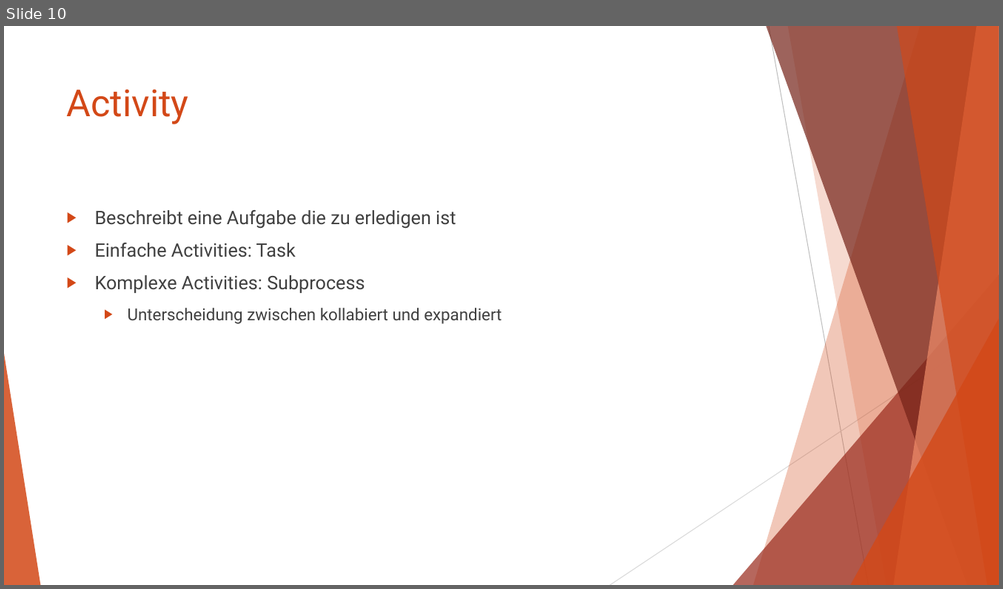
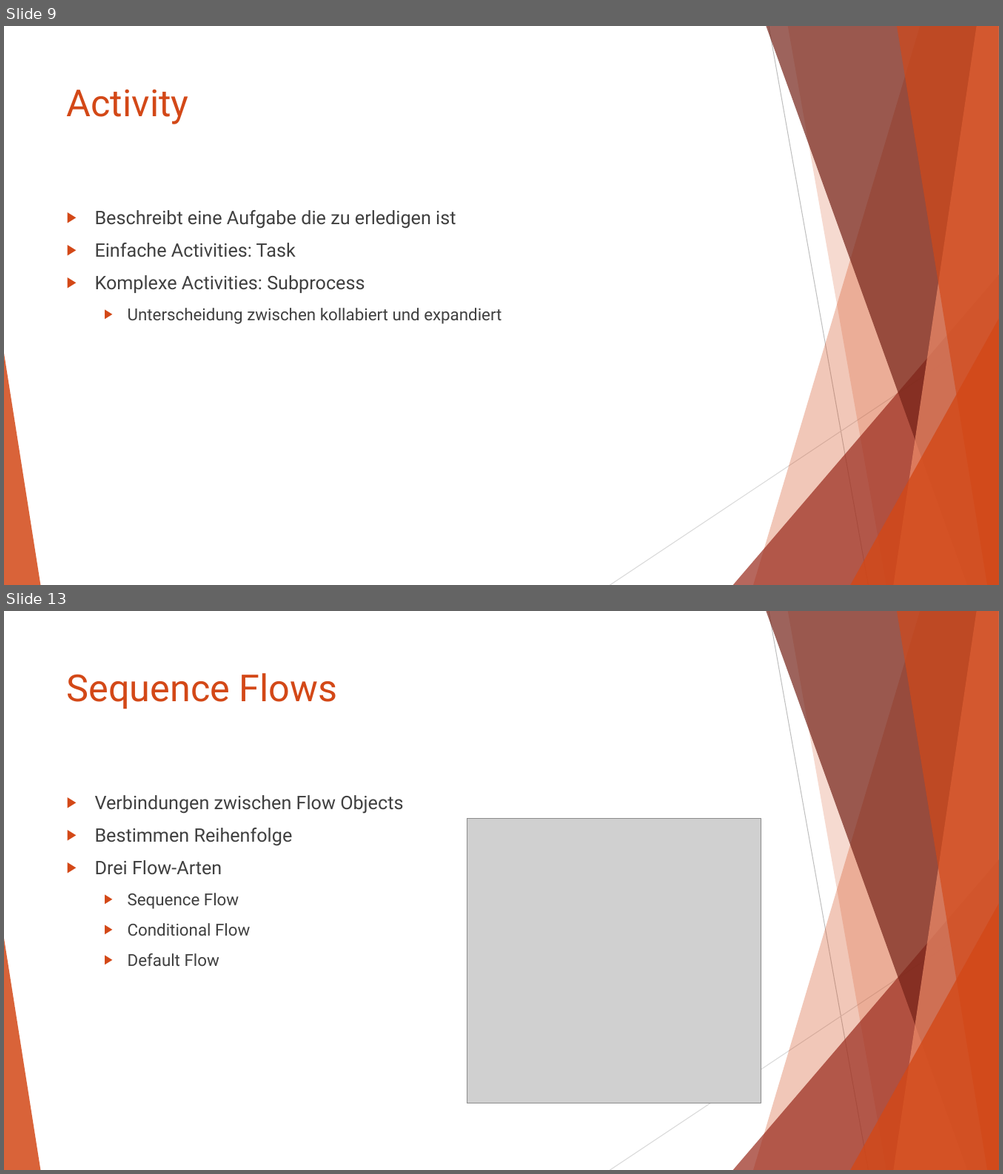
Before and after one commit to AlexanderSchallmeiner/Verhaltensdiagramme, a slide deck: BPMN.pptx. Shown one above the other, each under a label of ours: slide 10 before the commit, slides 9 and 13 after it; the slides between them are not shown. The pictures are 1003x589 and 1003x1174 pixels, drawn with LibreOffice and Linux fonts; fonts in the diff are those of the drawing; grey boxes stand for pictures. Boxes give left, top, right and bottom in pixels: in the first picture for what was removed or moved away, otherwise in the second. Text is boxed around its words. In the diff, an @@ line names an element or a change of style, - is before the commit and + after.

Commit message:
Add files via upload
finished adding flow objects, working on connecting objects

```diff
--- a/BPMN.pptx
+++ b/BPMN.pptx
@@ slide 13 added at (4, 611, 999, 1170), background #FFFFFF; not listed: 10 template elements that a slide beside it also shows @@
@@ title added at (67, 673, 338, 709), 36 pt, text #D34817 @@
+Sequence Flows
@@ text added at (95, 795, 403, 966), 18 pt, text #404040 @@
+▶ Verbindungen zwischen Flow Objects
+▶ Bestimmen Reihenfolge
+▶ Drei Flow-Arten
+  ▶ Sequence Flow
+  ▶ Conditional Flow
+  ▶ Default Flow
@@ picture added at (466, 818, 760, 1103) @@
@@ what was slide 10 is now slide 9 @@
```
Also in this commit, not shown: 1 slide changed, 6 other slides added.
